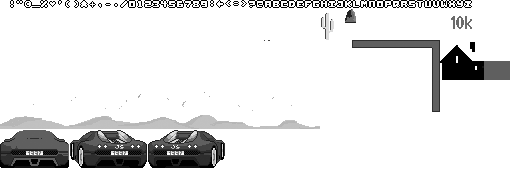
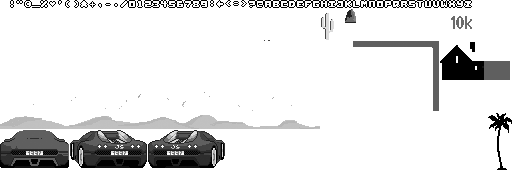
Before/after of a 512×170 layered artwork. What changed in the layer stack:
added layer "palm" above "Layer 2" over 488, 113, 512, 170
painted on "Layer 2" over 352, 40, 440, 112
